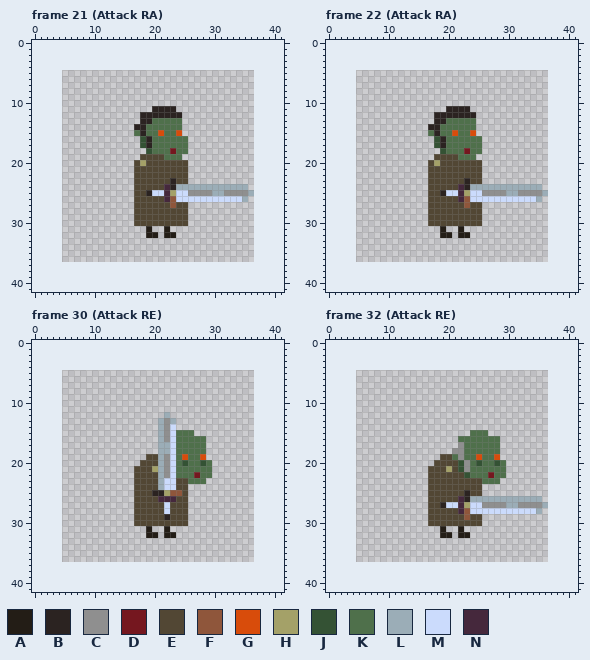
Pixel-art file, stored at aseprite/orc.aseprite. Above: the version before the commit.
32x32 pixels, 132 frames. Shown: frame 21 (Attack RA), frame 22 (Attack RA), frame 30 (Attack RE), frame 32 (Attack RE). The old version is drawn lined up with the new one, on the new canvas. The commit also changed other frames, which this record leaves out.
Visible layers, top first: "Foreground/hands", "PositionReference", "Body", "Background/hands", "feet".
Palette (. is transparent): A #231d16  B #2b2321  C #8f8f8f  D #75171f  E #524734  F #8f563b  G #d84c0b  H #a4a168  J #345234  K #4f704b  L #9badb7  M #cbdbfc  N #45283c
Pixels before, frame 21 (Attack RA), first column x 17:
11 ...BBBB.............
12 .BBBBBBB............
13 .BBKKKKK............
14 BBKKKKKK............
15 KBKKGKKG............
16 .JBKKKKKK...........
17 .JBKKKKKK...........
18 ..JKKKDKK...........
19 .EEEEKKK............
20 EHEEEEEEE...........
21 EEEEEEEEE...........
22 EEEEEEEEE...........
23 EEEEEEBEE...........
24 EEEEENBLLLLLLLLLLLL.
25 EEBMMNHMMCCCCLLCCCCL
26 EEEEENFMMMMMMMMMMML.
27 EEEEEEFEE...........
28 EEEEEEEEE...........
29 EEEEEEEEE...........
30 EEEEEEEEE...........
31 ..A..A..............
32 ..AA.AA.............
Pixels before, frame 22 (Attack RA), first column x 17:
11 ...BBBB.............
12 .BBBBBBB............
13 .BBKKKKK............
14 BBKKKKKK............
15 KBKKGKKG............
16 .JBKKKKKK...........
17 .JBKKKKKK...........
18 ..JKKKDKK...........
19 .EEEEKKK............
20 EHEEEEEEE...........
21 EEEEEEEEE...........
22 EEEEEEEEE...........
23 EEEEEEBEE...........
24 EEEEENBLLLLLLLLLLLL.
25 EEBMMNHMMCCCCLLCCCCL
26 EEEEENFMMMMMMMMMMML.
27 EEEEEEFEE...........
28 EEEEEEEEE...........
29 EEEEEEEEE...........
30 EEEEEEEEE...........
31 ..A..A..............
32 ..AA.AA.............
Pixels before, frame 30 (Attack RE), first column x 17:
12 .....L.......
13 ....LCL......
14 ....LCM......
15 ....LCMKKK...
16 ....LCMKKKKK.
17 ....LLMKKKKK.
18 ....LLMKKKKK.
19 ..EELCMKGKKG.
20 .EEELCMKJKKJK
21 EEEHLCMKKKKKK
22 EEEELCMKKKDKK
23 EEEELMMEEKKK.
24 EEEELMMEE....
25 EEEBBHFFE....
26 EEEENNNEE....
27 EEEEEMEEE....
28 EEEEEMEEE....
29 EEEEEBEEE....
30 EEEEEEEEE....
31 ..A..A.......
32 ..AA.AA......
Pixels before, frame 32 (Attack RE), first column x 17:
15 .......KKK..........
16 .....KKKKKKK........
17 .....CKKKKKK........
18 ....CCKKKKKK........
19 ..EEKCKKGKKG........
20 .EEEEJCKJKKJK.......
21 EEEHEJCKKKKKK.......
22 EEEEEEJKKKDKK.......
23 EEEEEEEEEKKK........
24 EEEEEEEEE...........
25 EEEEEEBEE...........
26 EEEEENBLLLLLLLLLLLL.
27 EEBMMNHMMCCCCLLCCCCL
28 EEEEENFMMMMMMMMMMML.
29 EEEEEEFEE...........
30 EEEEEEEEE...........
31 ..A..A..............
32 ..AA.AA.............
After:
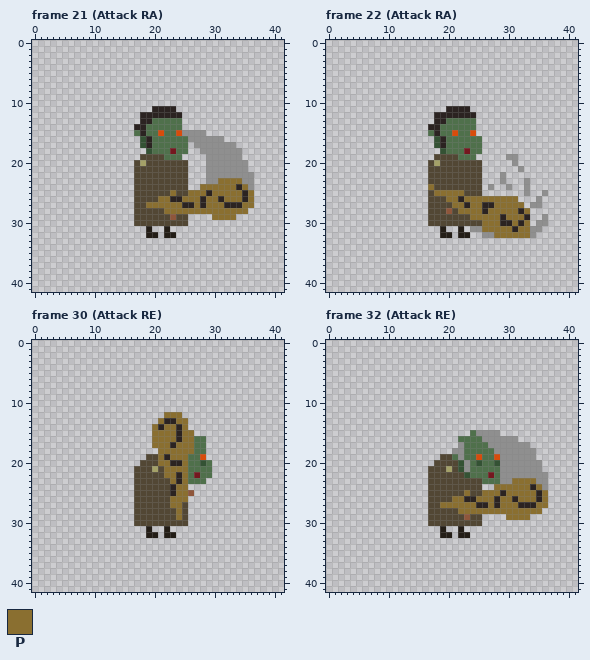
Colours new in this view: P #8a6f30
What changed:
canvas 32x32 -> 42x42, the old top-left corner now at 5,5
Changed rows in their new state; - is an unchanged pixel.
Frame 21 (Attack RA):
first column x 19:
15 ------CCCC--------
16 -------CCCCCC-----
17 --------CCCCCCC---
18 ---------CCCCCCC--
19 ----------CCCCCC--
20 ----------CCCCCCC-
21 ----------CCCCCCC-
22 ----------CCCCCCCC
23 ----E-----CCPPPPCC
24 ---EEEE..PPPPPPBPC
25 EEEEPEEPPPBPPPPPBP
26 --PPBBPPPBPPBPPPBP
27 PPPPPPBBPBPPPBBBPP
28 ---PPPPPPPPPPPPPP-
29 ----F------PPPP---
Frame 22 (Attack RA):
first column x 17:
19 -------------CC-----
20 --------------C-----
21 ---------------C----
22 ------------C-------
23 ------E-----C---C---
24 P----EEEE.C..C..C..-
25 -PPPPPEEE.......-..C
26 ---PPBPPPPPPPPP...C-
27 ----PPBPPBBPPPPP-CC-
28 ---F-PPPPBPPPPPBP---
29 -------PPPPPBPPPB--C
30 ---------PPPBBPBP-CC
31 -------CCPPPPPBPPCC-
32 ---------CCPPPPPPC--
Frame 30 (Attack RE):
first column x 20:
12 --PPP--
13 -PBBPP-
14 PBPPBP-
15 PPPPBPP
16 PPPPBPP
17 PPPBPPP
18 -PPPPPP
19 -PBPPP-
20 -PPBBP-
21 -EPPPP-
22 -EPPBP-
23 -EEPBP-
24 -EEBPP-
25 EEEBPPF
26 -EEPPP-
27 --EPP--
28 --E-P--
29 --E-P--
Frame 32 (Attack RE):
first column x 19:
15 ------CCCC--------
16 -------CCCCCC-----
17 --------CCCCCCC---
18 ---------CCCCCCC--
19 ----------CCCCCC--
20 ----------CCCCCCC-
21 ----------CCCCCCC-
22 ----------CCCCCCCC
23 ----------CCPPPPCC
24 ---------PPPPPPBPC
25 ----P--PPPBPPPPPBP
26 --PP-BPPPBPPBPPPBP
27 PPPPPPBBPBPPPBBBPP
28 ---PPPPPPPPPPPPPP-
29 -----------PPPP---
